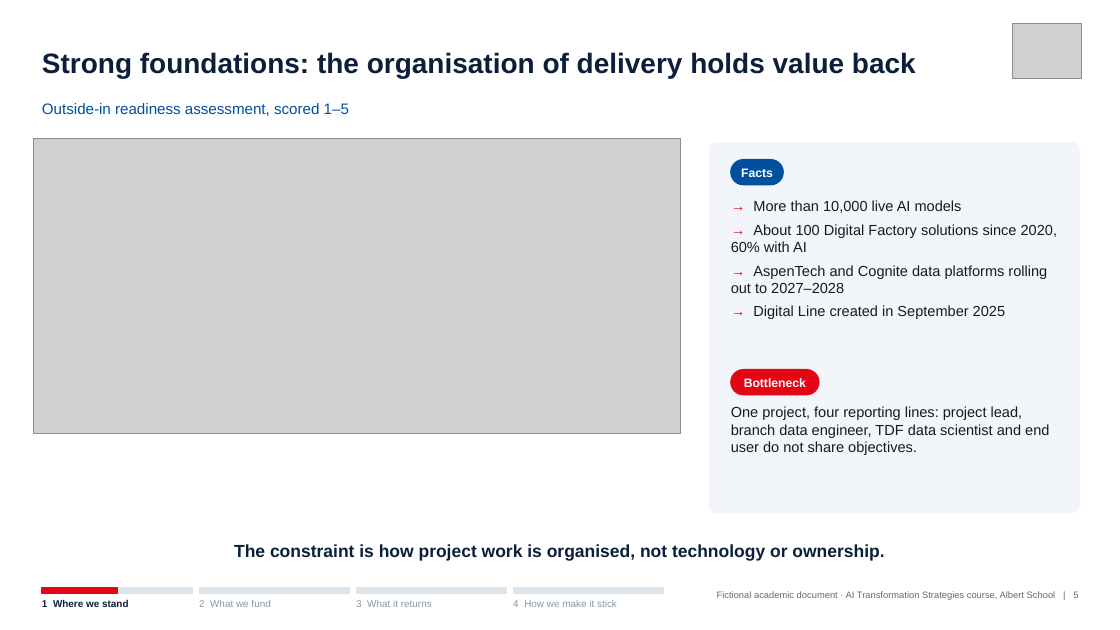
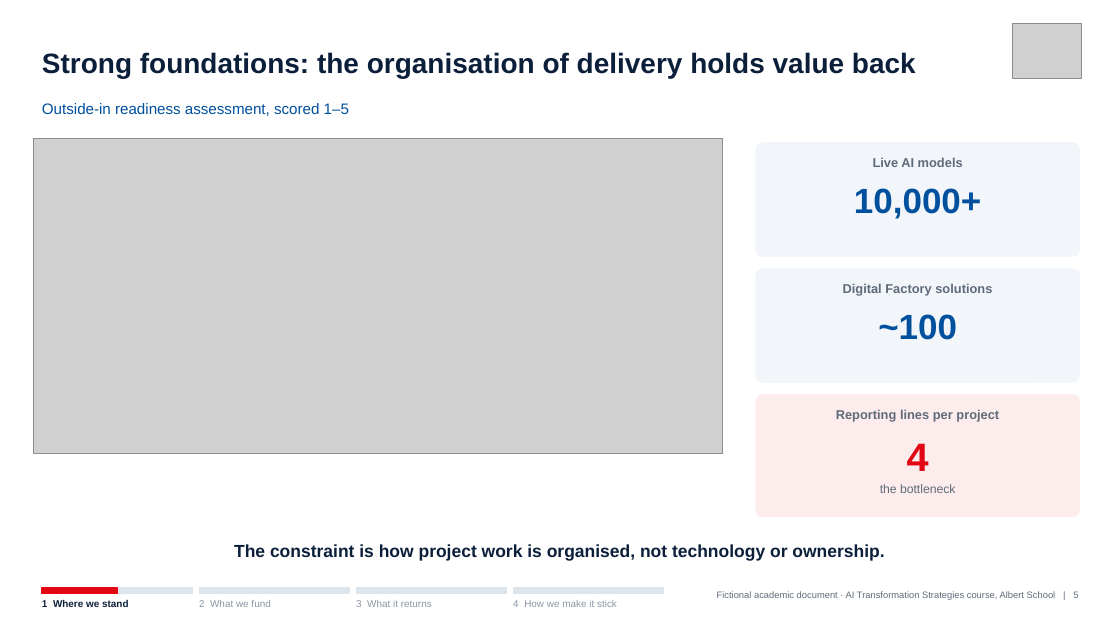
Before and after one commit to Xenodion/ai-transformations-navy, a slide deck: slide 5 of deliverables/slides/ai_strategy_deck.pptx. Drawn at 1120x630 pixels with LibreOffice and Linux fonts; fonts in the diff are those of the drawing; grey boxes stand for pictures. Boxes give left, top, right and bottom in pixels: in the first picture for what was removed or moved away, otherwise in the second. Text is boxed around its words. In the diff, an @@ line names an element or a change of style, - is before the commit and + after.

```diff
--- a/deliverables/slides/ai_strategy_deck.pptx
+++ b/deliverables/slides/ai_strategy_deck.pptx
@@ picture: place and size @@
-picture at [34, 139, 681, 434]
+picture at [34, 139, 723, 453]
@@ rounded rectangle: place and size @@
-rounded rectangle at [710, 143, 1080, 513]
+rounded rectangle at [756, 143, 1080, 256]
@@ rounded rectangle at [756, 143, 1080, 256]: proportions changed @@
@@ rounded rectangle removed at [731, 160, 783, 185] @@
@@ text removed at [741, 168, 773, 177] @@
-Facts
@@ text added at [873, 157, 963, 167], 11 pt, text #5F6B7A, bold @@
+Live AI models
@@ text removed at [731, 200, 1057, 319] @@
-→ More than 10,000 live AI models
-→ About 100 Digital Factory solutions since 2020, 60% with AI
-→ AspenTech and Cognite data platforms rolling out to 2027–2028
-→ Digital Line created in September 2025
@@ text added at [854, 188, 981, 219], 30 pt, text #00509E, bold @@
+10,000+
@@ rounded rectangle added at [756, 269, 1080, 382], fill #F2F5F9, outline #F2F5F9 1 pt @@
@@ text added at [843, 283, 992, 296], 11 pt, text #5F6B7A, bold @@
+Digital Factory solutions
@@ text added at [878, 314, 957, 340], 30 pt, text #00509E, bold @@
+~100
@@ rounded rectangle removed at [731, 370, 819, 395] @@
@@ text in rounded rectangle at [731, 406, 1049, 455]: text removed @@
-One project, four reporting lines: project lead, branch data engineer, TDF data scientist and end user do not share objectives.
@@ rounded rectangle: place and size @@
-rounded rectangle at [731, 406, 1049, 455]
+rounded rectangle at [756, 395, 1080, 517]
@@ rounded rectangle at [756, 395, 1080, 517]: fill none to #FDECEC; outline none to #FDECEC 1 pt @@
@@ text added at [836, 409, 999, 422], 11 pt, text #5F6B7A, bold @@
+Reporting lines per project
@@ text added at [907, 443, 929, 471], 34 pt, text #E30613, bold @@
+4
@@ text "the bottleneck" at [880, 484, 955, 493]: vertical alignment middle to top @@
@@ text at [880, 484, 955, 493]: text changed; text colour #FFFFFF to #5F6B7A; bold off @@
-Bottleneck
+the bottleneck
```
Also in this commit, not shown: 19 other slides changed, 2 slides added, 3 other files.
